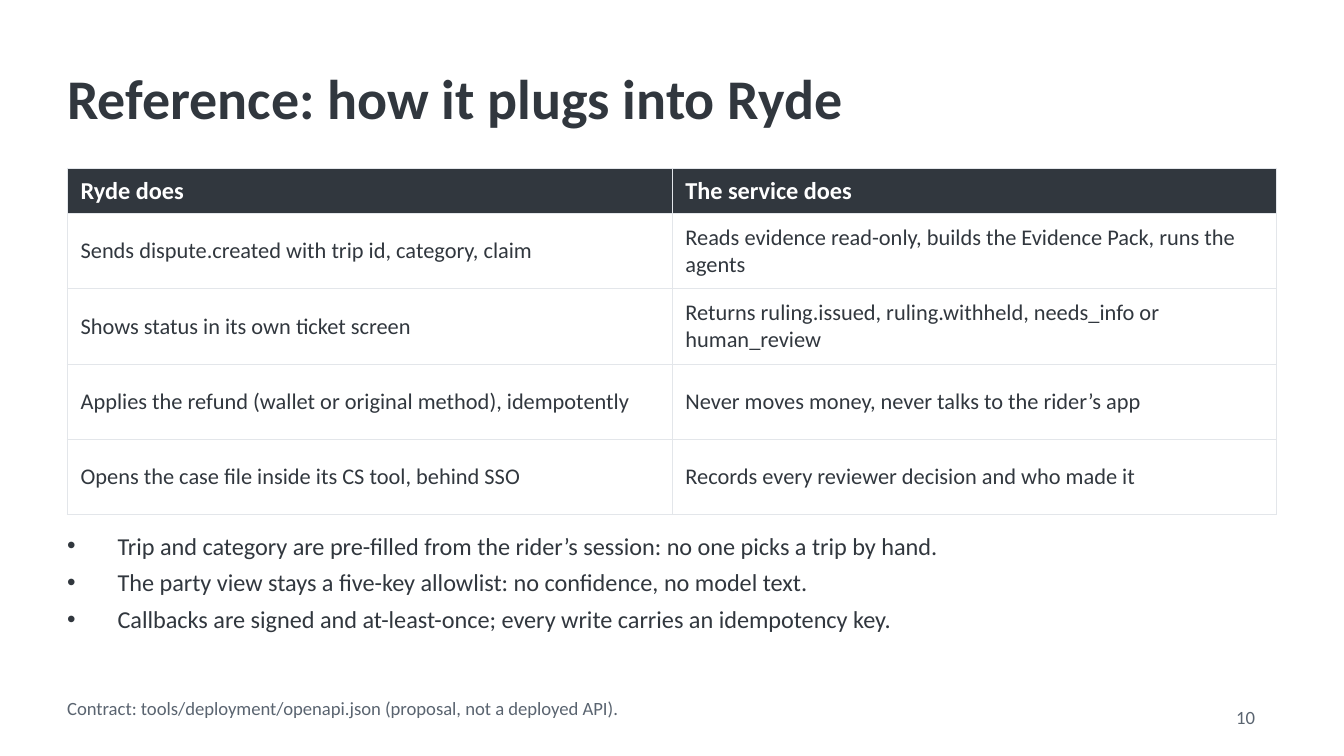
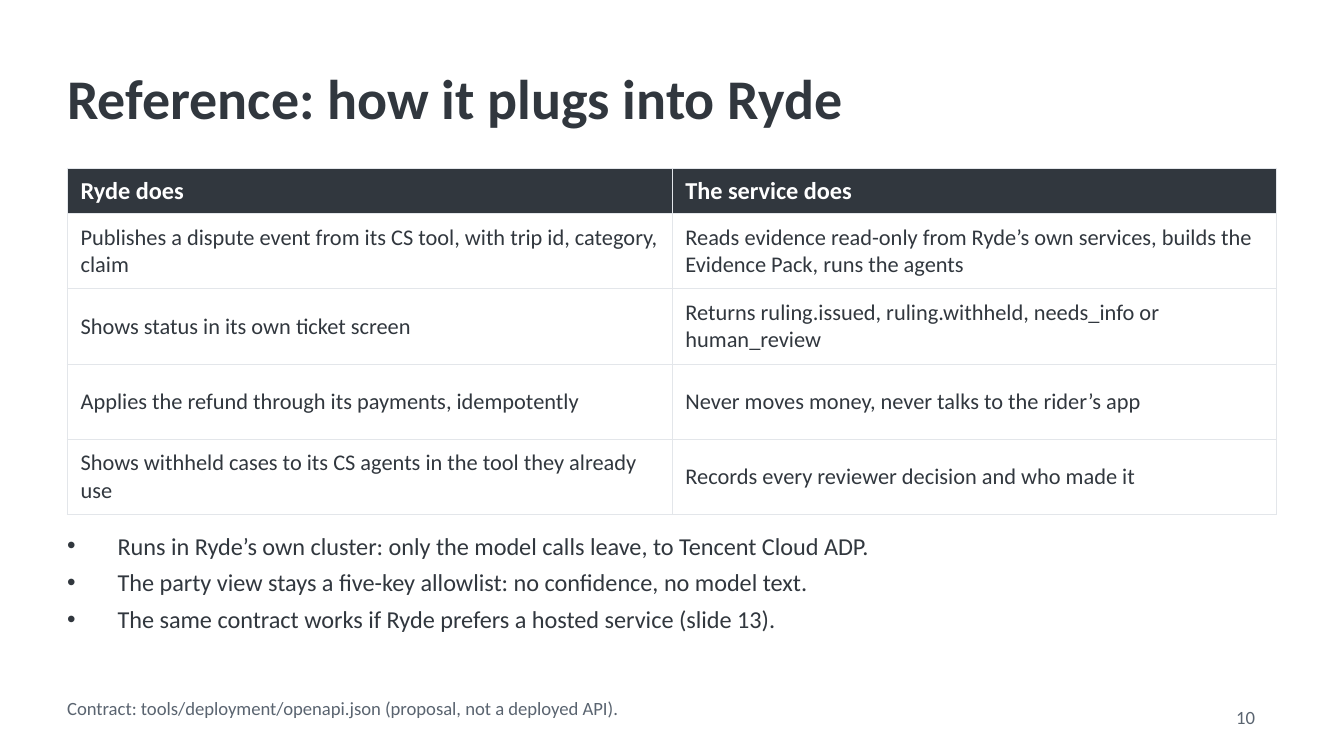
Before and after one commit to hermicaduceus/ryde-dispute-resolution-submission, a slide deck: slide 10 of tools/deployment/ryde-dispute-pitch.pptx. Drawn at 1344x756 pixels with LibreOffice and Linux fonts; fonts in the diff are those of the drawing. Boxes give left, top, right and bottom in pixels: in the first picture for what was removed or moved away, otherwise in the second. Text is boxed around its words. In the diff, an @@ line names an element or a change of style, - is before the commit and + after.

```diff
--- a/tools/deployment/ryde-dispute-pitch.pptx
+++ b/tools/deployment/ryde-dispute-pitch.pptx
@@ table at (67,168,1277,502) @@
-row 2, column 1: Sends dispute.created with trip id, category, claim
+row 2, column 1: Publishes a dispute event from its CS tool, with trip id, category, claim
-row 2, column 2: Reads evidence read-only, builds the Evidence Pack, runs the agents
+row 2, column 2: Reads evidence read-only from Ryde’s own services, builds the Evidence Pack, runs the agents
-row 4, column 1: Applies the refund (wallet or original method), idempotently
+row 4, column 1: Applies the refund through its payments, idempotently
-row 5, column 1: Opens the case file inside its CS tool, behind SSO
+row 5, column 1: Shows withheld cases to its CS agents in the tool they already use
@@ text at (118,538,868,559): text changed @@
-• Trip and category are pre-filled from the rider’s session: no one picks a trip by hand.
+• Runs in Ryde’s own cluster: only the model calls leave, to Tencent Cloud ADP.
@@ text at (118,610,775,632): text changed @@
-• Callbacks are signed and at-least-once; every write carries an idempotency key.
+• The same contract works if Ryde prefers a hosted service (slide 13).
```
Also in this commit, not shown: 5 other slides changed, 2 slides added, 1 slide removed, 3 other files.
